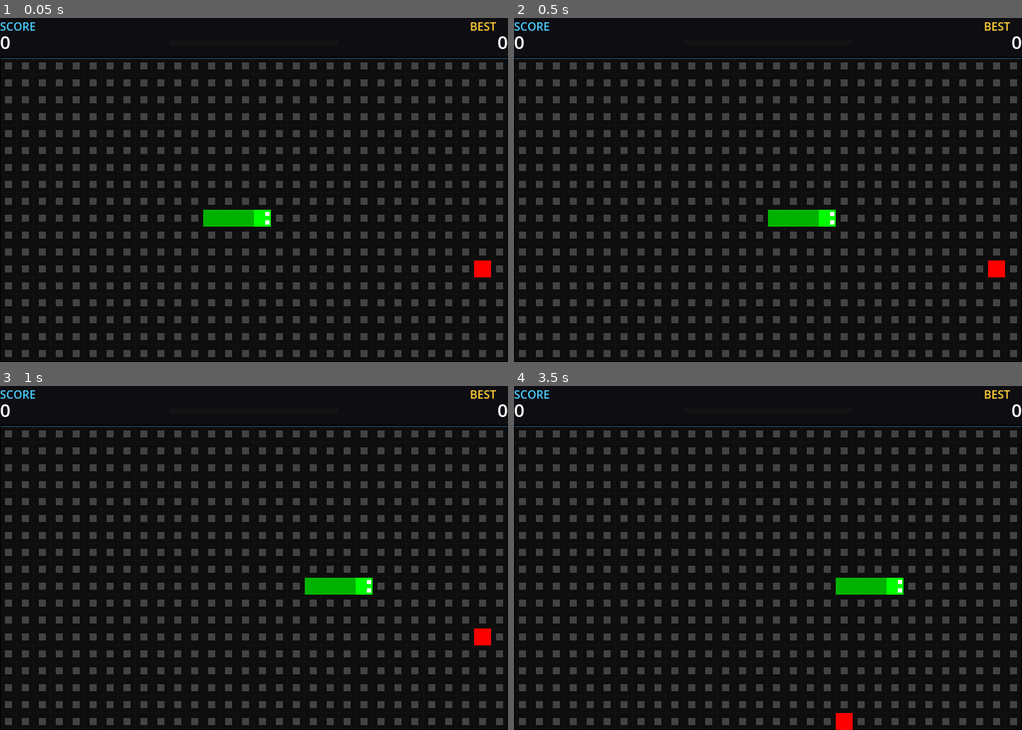
Above: before the commit, frames 1-4 (two rows, left to right).
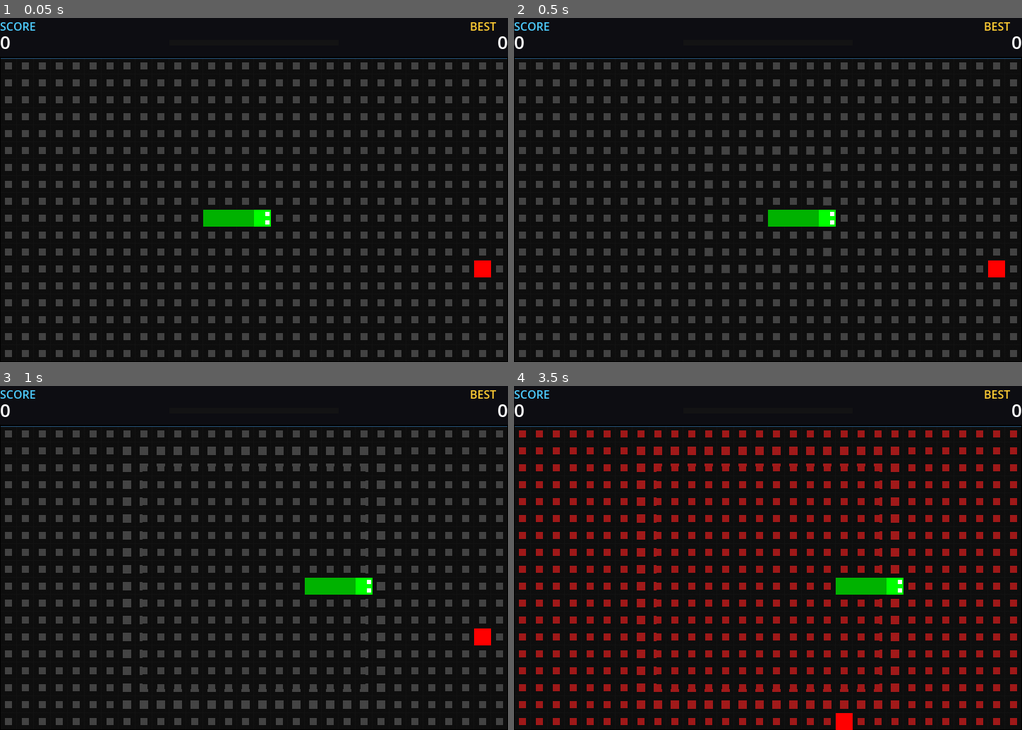
Above: after the commit, the same moments.

Repository: nastex123/snake-godot
Game: Godot game, scene res://Game.tscn
The game is run twice, just before and just after one commit, with the same random seed, the same clock (stepped at 60 frames per second) and the same inputs.
Inputs (mouse positions are in pixels of both pictures, inside the frame that each line leads up to):
- Up to frame 1 (0.05 s): no input
- Up to frame 2 (0.5 s): no input
- Up to frame 3 (1 s): tap Enter (ui_accept) at 0.5, 0.6, 0.77 s; move the mouse to (365, 540) at 0.52 s; hold Right (ui_right) from 0.53 s (still down); click (365, 540) at 0.67 s
- Up to frame 4 (3.5 s): tap Enter (ui_accept) at 1.07, 2.3 s; release Right (ui_right) at 1.25 s; drag from (666, 575) to (986, 626) at 1.27 s; move the mouse to (818, 482) at 2.02 s; hold Right (ui_right) 2.03-2.75 s; hold Ctrl 2.03-2.75 s; drag from (742, 626) to (803, 578) at 2.77 s

Frame 1 is identical in both runs. In frame 2, 0.3% of the frame differs, in the area x 37-63%, y 37-75%; in frame 3, 1.0%; in frame 4, 16%, in the area x 0-100%, y 12-99%.

Commit message:
Add retro-comic particle burst, streak-shaped explosions, rectangular glow system replaced with Line2D, game-over red fade via shader, and comprehensive README

Diff:
--- /dev/null
+++ b/ExplosionEffect.gd
@@ -0,0 +1,110 @@
+extends Node2D
+
+var TILE_SIZE := 24.0
+
+func play(cell_pos: Vector2, color: Color, streak_level: int) -> void:
+	position = cell_pos * TILE_SIZE + Vector2(TILE_SIZE / 2, TILE_SIZE / 2)
+
+	var count := 20 + streak_level * 6
+	var duration := 0.6 + streak_level * 0.1
+
+	for i in count:
+		var s := 4.0 + streak_level * 1.0
+		var rect := ColorRect.new()
+		rect.size = Vector2(s, s)
+		rect.color = color
+		rect.position = Vector2(-s / 2, -s / 2)
+		add_child(rect)
+
+		var angle := randf_range(0, TAU)
+		var speed := randf_range(50.0, 100.0 + streak_level * 15.0)
+		var dist := speed * duration
+		var target: Vector2 = Vector2(cos(angle), sin(angle)) * dist
+
+		var tw := create_tween()
+		tw.set_parallel(true)
+		tw.tween_property(rect, "position", target, duration).set_trans(Tween.TRANS_QUAD).set_ease(Tween.EASE_OUT)
+		tw.tween_property(rect, "scale", Vector2.ZERO, duration * 0.7).set_delay(duration * 0.3)
+		tw.tween_property(rect, "modulate:a", 0.0, duration * 0.5).set_delay(duration * 0.5)
+
+	if streak_level >= 2:
+		var dirs := [Vector2.RIGHT, Vector2.LEFT, Vector2.UP, Vector2.DOWN]
+		for d in dirs:
+			var rect := ColorRect.new()
+			rect.size = Vector2(4, 10)
+			rect.color = color
+			rect.position = Vector2(-2, -5)
+			add_child(rect)
+			var target: Vector2 = d * (40.0 + streak_level * 10.0) * duration
+			var tw := create_tween()
+			tw.set_parallel(true)
+			tw.tween_property(rect, "position", target, duration).set_trans(Tween.TRANS_QUAD).set_ease(Tween.EASE_OUT)
+			tw.tween_property(rect, "scale", Vector2.ZERO, duration * 0.7).set_delay(duration * 0.3)
+			tw.tween_property(rect, "modulate:a", 0.0, duration * 0.5).set_delay(duration * 0.5)
+
+	if streak_level >= 3:
+		for a in range(8):
+			var angle := a * TAU / 8
+			var rect := ColorRect.new()
+			rect.size = Vector2(4, 12)
+			rect.color = color
+			rect.position = Vector2(-2, -6)
+			rect.rotation = angle
+			add_child(rect)
+			var spread := 30.0 + streak_level * 12.0
+			var target: Vector2 = Vector2(cos(angle), sin(angle)) * spread * duration
+			var tw := create_tween()
+			tw.set_parallel(true)
+			tw.tween_property(rect, "position", target, duration).set_trans(Tween.TRANS_QUAD).set_ease(Tween.EASE_OUT)
+			tw.tween_property(rect, "scale", Vector2.ZERO, duration * 0.7).set_delay(duration * 0.3)
+			tw.tween_property(rect, "modulate:a", 0.0, duration * 0.5).set_delay(duration * 0.5)
+
+	if streak_level >= 4:
+		for a in range(4):
+			var angle := a * TAU / 4 + TAU / 8
+			var rect := ColorRect.new()
+			rect.size = Vector2(3, 18)
+			rect.color = color
+			rect.position = Vector2(-1, -9)
+			rect.rotation = angle
+			add_child(rect)
+			var spread := 20.0 + streak_level * 8.0
+			var target: Vector2 = Vector2(cos(angle), sin(angle)) * spread * duration
+			var tw := create_tween()
+			tw.set_parallel(true)
+			tw.tween_property(rect, "position", target, duration).set_trans(Tween.TRANS_QUAD).set_ease(Tween.EASE_OUT)
+			tw.tween_property(rect, "scale", Vector2.ZERO, duration * 0.7).set_delay(duration * 0.3)
+			tw.tween_property(rect, "modulate:a", 0.0, duration * 0.5).set_delay(duration * 0.5)
+
+	if streak_level >= 5:
+		var star := ColorRect.new()
+		star.size = Vector2(8, 8)
+		star.color = Color.WHITE
+		star.position = Vector2(-4, -4)
+		star.rotation = PI / 4
+		add_child(star)
+		var tw := create_tween()
+		tw.set_parallel(true)
+		tw.tween_property(star, "scale", Vector2(3, 3), 0.1).set_trans(Tween.TRANS_BACK).set_ease(Tween.EASE_OUT)
+		tw.tween_property(star, "scale", Vector2.ZERO, 0.2).set_delay(0.15)
+		tw.tween_property(star, "modulate:a", 0.0, 0.15).set_delay(0.15)
+
+		for a in range(4):
+			var angle := a * TAU / 4
+			for j in 2:
+				var ring_p := ColorRect.new()
+				ring_p.size = Vector2(3, 6)
+				ring_p.color = color
+				ring_p.position = Vector2(-1, -3)
+				ring_p.rotation = angle + j * 0.2
+				add_child(ring_p)
+				var spread := 15.0 + j * 10.0
+				var target: Vector2 = Vector2(cos(angle + j * 0.2), sin(angle + j * 0.2)) * spread * duration
+				var tw2 := create_tween()
+				tw2.set_parallel(true)
+				tw2.tween_property(ring_p, "position", target, duration * 0.6).set_trans(Tween.TRANS_QUAD).set_ease(Tween.EASE_OUT)
+				tw2.tween_property(ring_p, "scale", Vector2.ZERO, duration * 0.5).set_delay(duration * 0.1)
+				tw2.tween_property(ring_p, "modulate:a", 0.0, duration * 0.4).set_delay(duration * 0.2)
+
+	await get_tree().create_timer(duration + 0.3).timeout
+	queue_free()
--- a/Game.gd
+++ b/Game.gd
@@ -23,6 +23,7 @@
 @onready var bg_shader: ColorRect = $GameArea/GridBackgroundShader
 
 var floating_text_scene = preload("res://FloatingText.gd")
+const EXPLOSION_EFFECT = preload("res://ExplosionEffect.gd")
 
 var snake: Array = []
 var body_parts: Array = []
@@ -137,6 +138,9 @@
 		var ft := floating_text_scene.new()
 		ft.play(food_pos, get_streak_color(streak), streak)
 		game_area.add_child(ft)
+		var exp := EXPLOSION_EFFECT.new()
+		game_area.add_child(exp)
+		exp.play(food_pos, get_streak_color(streak), streak)
 		wave_time = WAVE_DURATION
 		bg_shader.material.set("shader_parameter/wave_time", WAVE_DURATION)
 		bg_shader.material.set("shader_parameter/wave_center", Vector2(
@@ -151,6 +155,8 @@
 		snake.pop_back()
 
 	update_body()
+	if ate:
+		trigger_growth_flash()
 
 func update_streak_visuals() -> void:
 	if streak > 0:
@@ -194,6 +200,15 @@
 
 	snake_head.position = Vector2(snake[0]) * TILE_SIZE
 
+func trigger_growth_flash() -> void:
+	for i in body_parts.size():
+		var part: ColorRect = body_parts[i]
+		var delay := i * 0.01
+		var tween := create_tween()
+		tween.tween_interval(delay)
+		tween.tween_property(part, "color", Color.WHITE, 0.01)
+		tween.tween_property(part, "color", Color(0, 0.7, 0, 1), 10.0).set_ease(Tween.EASE_OUT)
+
 func spawn_food() -> void:
 	var free_cells: Array = []
 	for x in GRID_WIDTH:
@@ -220,6 +235,12 @@
 	combo_time = 0.0
 	streak = 0
 	update_streak_visuals()
+
+	var tw := create_tween()
+	tw.tween_method(_set_game_over_fade, 0.0, 0.8, 0.5).set_ease(Tween.EASE_IN)
+
+func _set_game_over_fade(v: float) -> void:
+	bg_shader.material.set("shader_parameter/game_over_fade", v)
 
 func reset_game() -> void:
 	snake.clear()
@@ -241,6 +262,7 @@
 	bg_shader.material.set("shader_parameter/wave_flash", 0.0)
 	game_over_label.visible = false
 	restart_label.visible = false
+	bg_shader.material.set("shader_parameter/game_over_fade", 0.0)
 	score_value_label.text = "0"
 	update_streak_visuals()
 
--- a/Game.tscn
+++ b/Game.tscn
@@ -16,6 +16,7 @@
 shader_parameter/wave_time = 0.0
 shader_parameter/wave_flash = 0.0
 shader_parameter/wave_duration = 0.6
+shader_parameter/game_over_fade = 0.0
 
 [sub_resource type="RectangleShape2D" id="RectangleShape2D_s6t5r"]
 
--- a/grid_background.gdshader
+++ b/grid_background.gdshader
@@ -5,13 +5,15 @@
 uniform float wave_time = 0.0;
 uniform float wave_flash = 0.0;
 uniform float wave_duration = 0.6;
+uniform float game_over_fade = 0.0;
 
 void fragment() {
 	vec2 uv = UV;
 
 	vec2 cell_uv = uv * vec2(30.0, 18.0);
-	vec2 cell_id = floor(cell_uv);
 	vec2 cell = fract(cell_uv) - 0.5;
+
+	vec2 tile_uv = uv * vec2(30.0, 18.0);
 
 	float radius = 0.22;
 	float wave_glow = 0.0;
@@ -20,7 +22,6 @@
 	if (wave_time > 0.0) {
 		float t = wave_time / wave_duration;
 		if (t < 1.0) {
-			vec2 tile_uv = uv * vec2(30.0, 18.0);
 			vec2 tile_center = wave_center * vec2(30.0, 18.0);
 			float tile_dist = max(abs(tile_uv.x - tile_center.x), abs(tile_uv.y - tile_center.y));
 			float speed = 0.3 + float(streak_level) * 0.1;
@@ -45,12 +46,32 @@
 		}
 	}
 
+	{
+		vec2 center_tile = vec2(15.0, 9.0);
+		float breath_dist = max(abs(tile_uv.x - center_tile.x), abs(tile_uv.y - center_tile.y));
+		float breath_cycle = 2.5;
+		float breath_t = mod(TIME, breath_cycle) / breath_cycle;
+		float breath_radius = breath_t * 18.0;
+		float breath_thick = 0.6;
+		float breath_ring = step(breath_radius - breath_thick, breath_dist) - step(breath_radius + breath_thick, breath_dist);
+		float breath_intensity = sin(breath_t * 3.14159) * breath_ring;
+		wave_glow = max(wave_glow, breath_intensity * 0.06);
+		deform += breath_intensity * 0.04;
+	}
+
 	radius += deform;
 
 	float dot = 1.0 - smoothstep(radius - 0.02, radius, max(abs(cell.x), abs(cell.y)));
 
 	vec3 bg = vec3(0.05);
-	vec3 color = vec3(0.25);
+	vec3 base_color = vec3(0.25);
+
+	if (game_over_fade > 0.0) {
+		vec3 red = vec3(0.8, 0.0, 0.0);
+		base_color = mix(base_color, red, game_over_fade);
+	}
+
+	vec3 color = base_color;
 
 	float brightness = (0.12 + float(streak_level) * 0.1) * wave_glow;
 	color += vec3(brightness);
Not shown, added: ExplosionEffect.gd.uid
Not shown, changed: AGENTS.md
Not shown, changed: README.md
